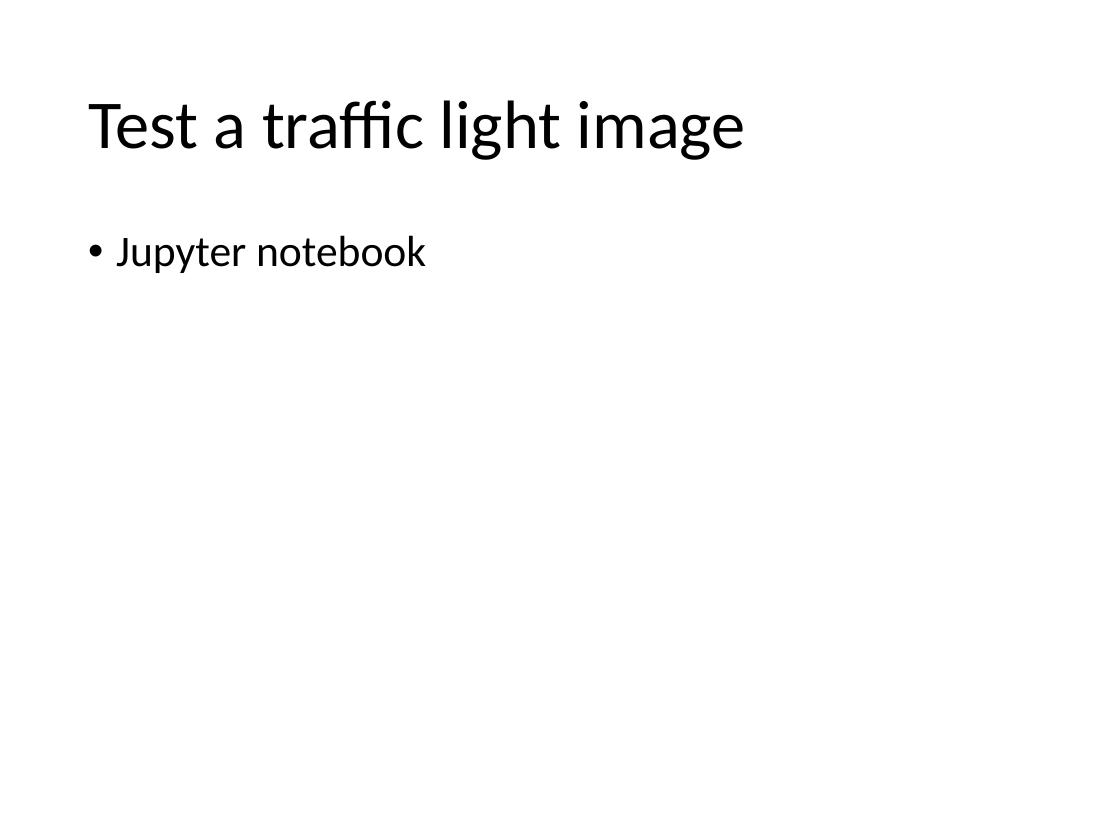
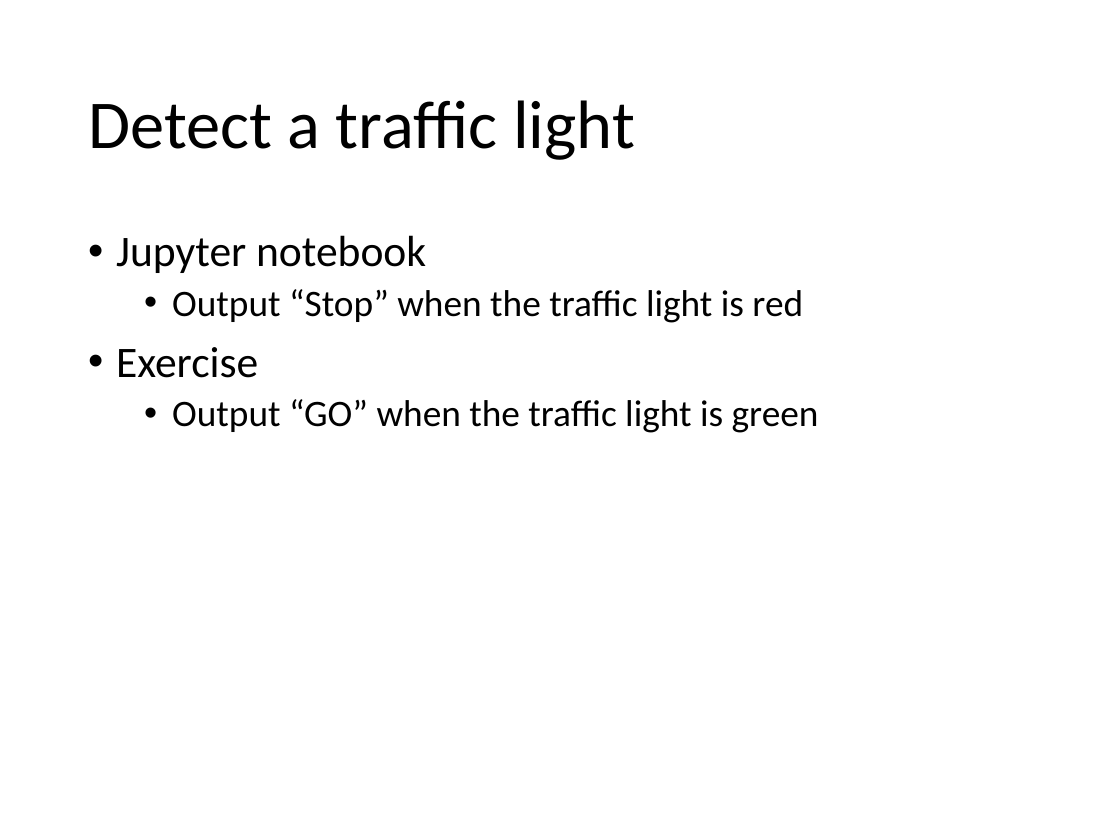
Before and after one commit to YichaoOU/self_driving_car, a slide deck: slide 11 of Tutorial/TensorFlow-Obj-API.pptx (slide 10 before the commit). Drawn at 1120x840 pixels with LibreOffice and Linux fonts; fonts in the diff are those of the drawing. Boxes give left, top, right and bottom in pixels: in the first picture for what was removed or moved away, otherwise in the second. Text is boxed around its words. In the diff, an @@ line names an element or a change of style, - is before the commit and + after.

```diff
--- a/Tutorial/TensorFlow-Obj-API.pptx
+++ b/Tutorial/TensorFlow-Obj-API.pptx
@@ title at bbox=[88, 100, 635, 160]: text changed @@
-Test a traffic light image
+Detect a traffic light
@@ text at bbox=[116, 289, 819, 433]: paragraphs added @@
+  • Output “Stop” when the traffic light is red
+• Exercise
+  • Output “GO” when the traffic light is green
```
Also in this commit, not shown: 4 other slides changed, 3 slides added, 1 slide removed, 22 other files.
